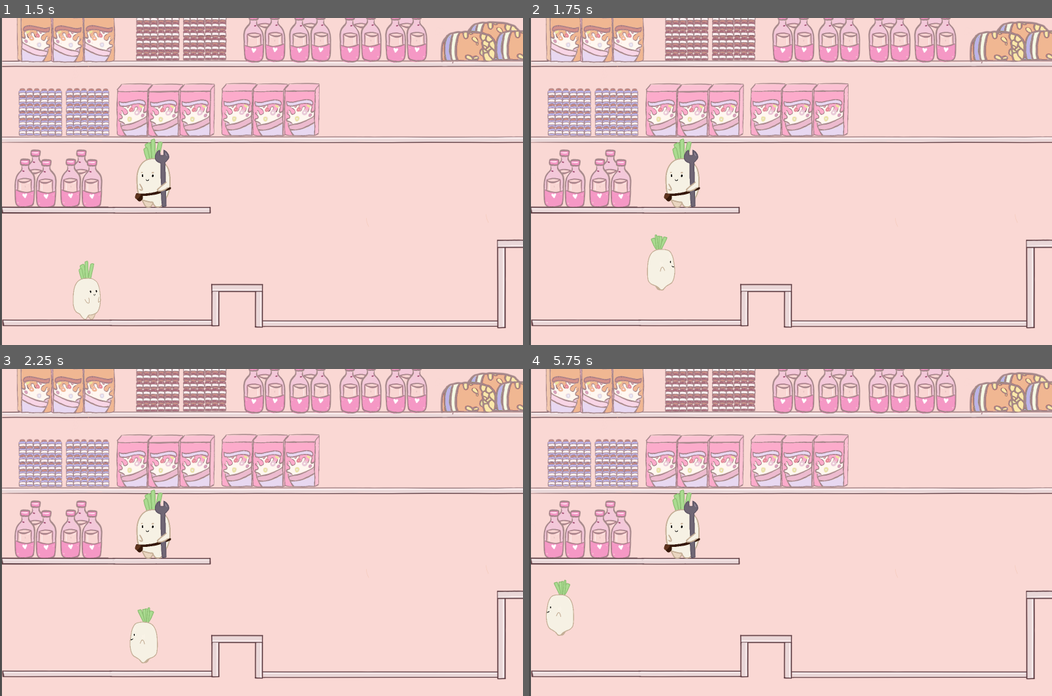
Above: before the commit, frames 1-4 (two rows, left to right).
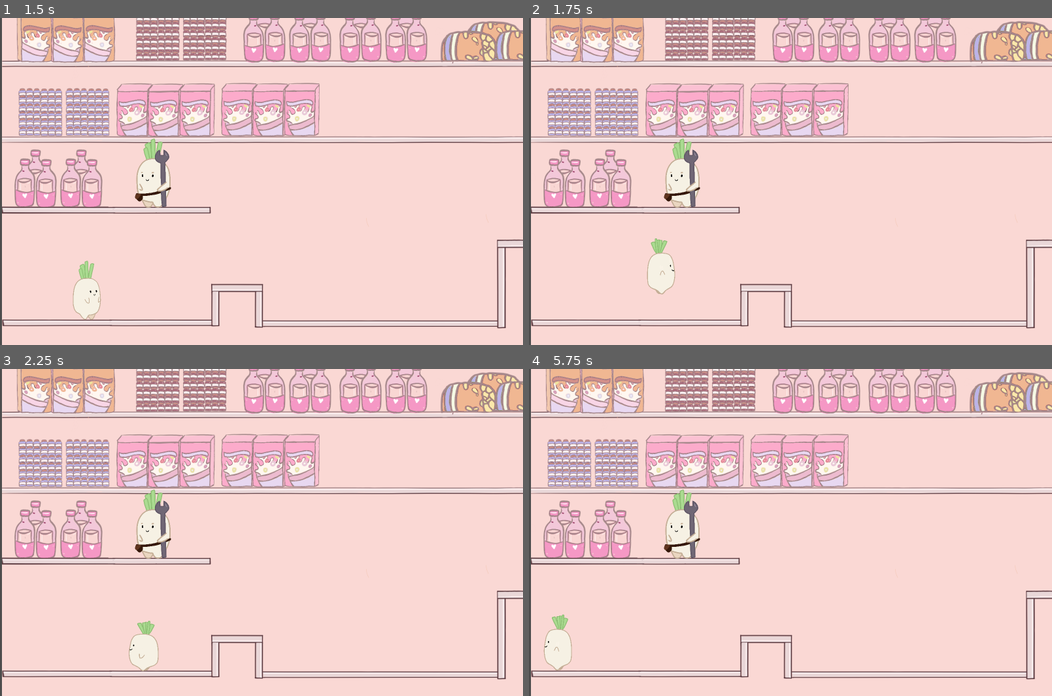
Above: after the commit, the same moments.

Repository: Boyquotes/daikon
Game: Godot game, scene res://main.tscn
Two runs of this game, one before a commit and one after it. Both use one fixed random seed, a clock stepped at 60 frames per second and the inputs below. Sound files missing from this copy of the repository are replaced by a short silence.
Inputs:
- Up to frame 1 (1.5 s): click "Start" at 0.5 s; tap Enter at 1.25 s; hold D (right) from 1.28 s (still down); hold Shift (sprint) from 1.28 s (still down)
- Up to frame 2 (1.75 s): keep holding D (right); keep holding Shift (sprint); tap W (jump) at 1.52 s
- Up to frame 3 (2.25 s): release D (right) at 2.03 s; release Shift (sprint) at 2.03 s; hold A (left) from 2.03 s (still down); tap Shift (sprint) at 2.1 s
- Up to frame 4 (5.75 s): tap W (jump) at 2.27, 3.77, 4.52, 5.27 s; release A (left) at 2.78 s; hold Shift (sprint) 2.78-3.53 s; hold D (right) 2.78-4.28 s; tap Shift (sprint) at 3.6, 5.1 s; hold Shift (sprint) 4.28-5.03 s; hold A (left) from 4.28 s (still down)

Frame 1 is identical in both runs. In frame 2, 0.3% of the frame differs, in the area x 22-28%, y 66-85%; in frame 3, 0.5%; in frame 4, 1.1%, in the area x 2-9%, y 64-93%.

Commit message:
fixed level 2 aka level 3 now

Diff:
--- a/levels/level_2.tscn
+++ b/levels/level_2.tscn
@@ -12,6 +12,9 @@
 
 [sub_resource type="RectangleShape2D" id="RectangleShape2D_qfkn2"]
 size = Vector2(1197.75, 1015.94)
+
+[sub_resource type="RectangleShape2D" id="RectangleShape2D_2tj5b"]
+size = Vector2(2761, 1083)
 
 [node name="level_2" type="Node2D"]
 
@@ -62,4 +65,12 @@
 [node name="cart" parent="." instance=ExtResource("2_b7nso")]
 position = Vector2(1104, 1073)
 
+[node name="exit_level_2" type="Area2D" parent="."]
+
+[node name="CollisionShape2D" type="CollisionShape2D" parent="exit_level_2"]
+position = Vector2(9505, 72)
+shape = SubResource("RectangleShape2D_2tj5b")
+
+[connection signal="body_entered" from="exit_level_2" to="Player" method="_on_exit_level_2_body_entered"]
+
 [editable path="Player"]
--- /dev/null
+++ b/levels/level_3.tscn
@@ -0,0 +1,94 @@
+[gd_scene load_steps=13 format=3 uid="uid://bfjecw4q6rwcd"]
+
+[ext_resource type="Texture2D" uid="uid://do0ehrf3hm1tx" path="res://assets/bg/scene3_new.png" id="1_0ngbx"]
+[ext_resource type="PackedScene" uid="uid://d12v1rqhcdog7" path="res://player.tscn" id="2_3yeux"]
+[ext_resource type="PackedScene" uid="uid://c5u5ffkmknhpw" path="res://objects/blueberry.tscn" id="3_vlau7"]
+
+[sub_resource type="RectangleShape2D" id="RectangleShape2D_qymhi"]
+size = Vector2(394, 23.5)
+
+[sub_resource type="RectangleShape2D" id="RectangleShape2D_7yaug"]
+size = Vector2(203.128, 33.0255)
+
+[sub_resource type="RectangleShape2D" id="RectangleShape2D_c1w8n"]
+size = Vector2(616, 20)
+
+[sub_resource type="RectangleShape2D" id="RectangleShape2D_f4nje"]
+size = Vector2(220.717, 34)
+
+[sub_resource type="RectangleShape2D" id="RectangleShape2D_pifgs"]
+size = Vector2(508.5, 23)
+
+[sub_resource type="RectangleShape2D" id="RectangleShape2D_00kim"]
+size = Vector2(164, 16)
+
+[sub_resource type="RectangleShape2D" id="RectangleShape2D_rxvdc"]
+size = Vector2(25, 522.5)
+
+[sub_resource type="RectangleShape2D" id="RectangleShape2D_fasn0"]
+size = Vector2(475.5, 27.5)
+
+[sub_resource type="RectangleShape2D" id="RectangleShape2D_tvbfy"]
+size = Vector2(400.5, 25)
+
+[node name="level_3" type="Node2D"]
+
+[node name="Sprite2D" type="Sprite2D" parent="."]
+position = Vector2(1038, 777)
+texture = ExtResource("1_0ngbx")
+
+[node name="Player" parent="." instance=ExtResource("2_3yeux")]
+position = Vector2(119, 241)
+
+[node name="blueberry" parent="." instance=ExtResource("3_vlau7")]
+position = Vector2(891, 117)
+
+[node name="blueberry2" parent="." instance=ExtResource("3_vlau7")]
+position = Vector2(695, 119)
+
+[node name="StaticBody2D" type="StaticBody2D" parent="."]
+collision_layer = 2
+collision_mask = 3
+
+[node name="CollisionShape2D" type="CollisionShape2D" parent="StaticBody2D"]
+position = Vector2(217, 360.25)
+shape = SubResource("RectangleShape2D_qymhi")
+
+[node name="CollisionShape2D2" type="CollisionShape2D" parent="StaticBody2D"]
+position = Vector2(485.162, 438.536)
+rotation = 0.785398
+shape = SubResource("RectangleShape2D_7yaug")
+
+[node name="CollisionShape2D3" type="CollisionShape2D" parent="StaticBody2D"]
+position = Vector2(830, 509)
+shape = SubResource("RectangleShape2D_c1w8n")
+
+[node name="CollisionShape2D4" type="CollisionShape2D" parent="StaticBody2D"]
+position = Vector2(1162, 610)
+rotation = 0.785398
+scale = Vector2(1, 1)
+shape = SubResource("RectangleShape2D_f4nje")
+
+[node name="CollisionShape2D5" type="CollisionShape2D" parent="StaticBody2D"]
+position = Vector2(1354.75, 679.5)
+shape = SubResource("RectangleShape2D_pifgs")
+
+[node name="CollisionShape2D6" type="CollisionShape2D" parent="StaticBody2D"]
+position = Vector2(1530, 647)
+rotation = -0.349066
+shape = SubResource("RectangleShape2D_00kim")
+
+[node name="CollisionShape2D7" type="CollisionShape2D" parent="StaticBody2D"]
+position = Vector2(1601.5, 422.25)
+shape = SubResource("RectangleShape2D_rxvdc")
+
+[node name="CollisionShape2D8" type="CollisionShape2D" parent="StaticBody2D"]
+position = Vector2(1836.25, 506.25)
+shape = SubResource("RectangleShape2D_fasn0")
+
+[node name="CollisionShape2D9" type="CollisionShape2D" parent="StaticBody2D"]
+position = Vector2(792.75, 202.5)
+shape = SubResource("RectangleShape2D_tvbfy")
+
+[node name="blueberry3" parent="." instance=ExtResource("3_vlau7")]
+position = Vector2(1400, 587)
--- a/player.tscn
+++ b/player.tscn
@@ -20,7 +20,7 @@
 const SPRINT_COOLDOWN = 2.0
 const AIR_ACCEL = 100.0
 const AIR_DEACCEL = 10000000.0
-const JUMP_VELOCITY = 750.0
+const JUMP_VELOCITY = 680.0
 
 var anim := ''
 var siding_left := false
@@ -164,6 +164,11 @@
 func _on_exit_intro_2_body_entered(body):
 	if body.name == 'Player':
 		get_tree().change_scene_to_file('res://levels/level_1.tscn')
+
+
+func _on_exit_level_2_body_entered(body):
+	if body.name == 'Player':
+		get_tree().change_scene_to_file('res://levels/level_3.tscn')
 "
 
 [sub_resource type="SpriteFrames" id="SpriteFrames_r0q42"]
Binary file removed: assets/bg/scene2_2.png
Binary file added: assets/bg/scene3_new.png
Not shown, changed: assets/bg/scene3_new.png.import
Not shown: 1 places in levels/level_2.tscn that only renumber resources
